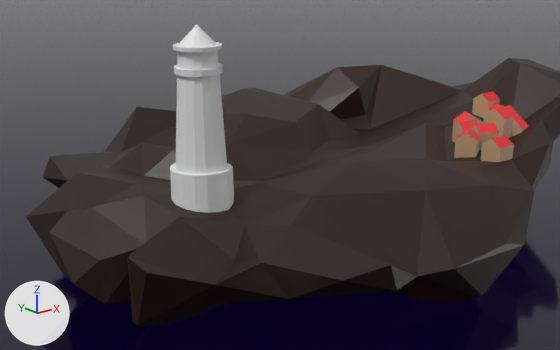
The Blender file exercise_files/section 01/16+-+material+slots_MY_VERSION.blend, before and after one commit.
One viewpoint serves both versions: a camera (50 mm lens) standing at (-6.47, -8.16, 4.24) and looking at (0.18, 0.15, 0.92). The lights are fixed; the arrows at lower left show +X, +Y and +Z.
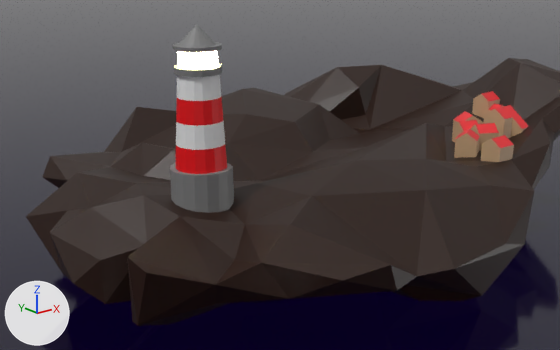
Changed parts and their boxes (x1, y1, x2, y2) in the pictures (560 x 350 px):
part 1 of me_cylinder_001, built on: (176, 74, 227, 174) in both
part 2 of me_cylinder_001, recoloured: (170, 24, 234, 213) in both
part 3 of me_cylinder_001, recoloured (grey to white): (177, 51, 219, 70) in both

The change, as a list of edits to the scene's bpy script:
```text
Add mat_light:
    mat_light = principled_material('light')
    mat_light.base_color = (0.791, 0.8, 0.274)  # yellow #e6e78f
    mat_light.emission_color = (1.0, 0.927, 0.294)  # yellow #fff794
    mat_light.emission_strength = 30.0
Add mat_red:
    mat_red = principled_material('red')
    mat_red.base_color = (0.8, 0.0, 0.00335)  # red #e7000b
Add mat_white:
    mat_white = principled_material('white')
    mat_white.base_color = (0.8, 0.8, 0.8)  # white #e7e7e7
Add mat_stone:
    mat_stone = principled_material('stone')
    mat_stone.base_color = (0.204, 0.204, 0.204)  # grey #7d7d7d
Change me_cylinder_001:
    used by ob_lighthouse; location = (-0.56, 0.971, -0.102); scale = (0.65, 0.65, 0.65)
    remove me_cylinder_001.from_pydata(...)  # 224 vertices, 210 faces; spans x -0.78..0.7, y -0.68..0.7, z -0.03..4.83
    add me_cylinder_001.from_pydata(...)  # 272 vertices, 258 faces; spans x -0.78..0.7, y -0.68..0.7, z -0.03..4.83
    me_cylinder_001 part 1
    16 faces are deleted
    48 vertices are added at x -0.63..0.47, y -0.53..0.55, z 2.2..3.29
    32 new faces join them, mat_white (white #e7e7e7)
    32 new faces join them, mat_red (red #e7000b)
    me_cylinder_001 part 2: 146 faces spanning x -0.78..0.7, y -0.68..0.7, z -0.03..4.83 switch from no material to mat_stone (grey #7d7d7d)
    me_cylinder_001 part 3: 16 faces spanning x -0.54..0.37, y -0.43..0.45, z 3.94..4.32 switch from no material to mat_light (yellow #e6e78f)
    add me_cylinder_001.materials.append(mat_red)  # red #e7000b
    add me_cylinder_001.materials.append(mat_white)  # white #e7e7e7
```
